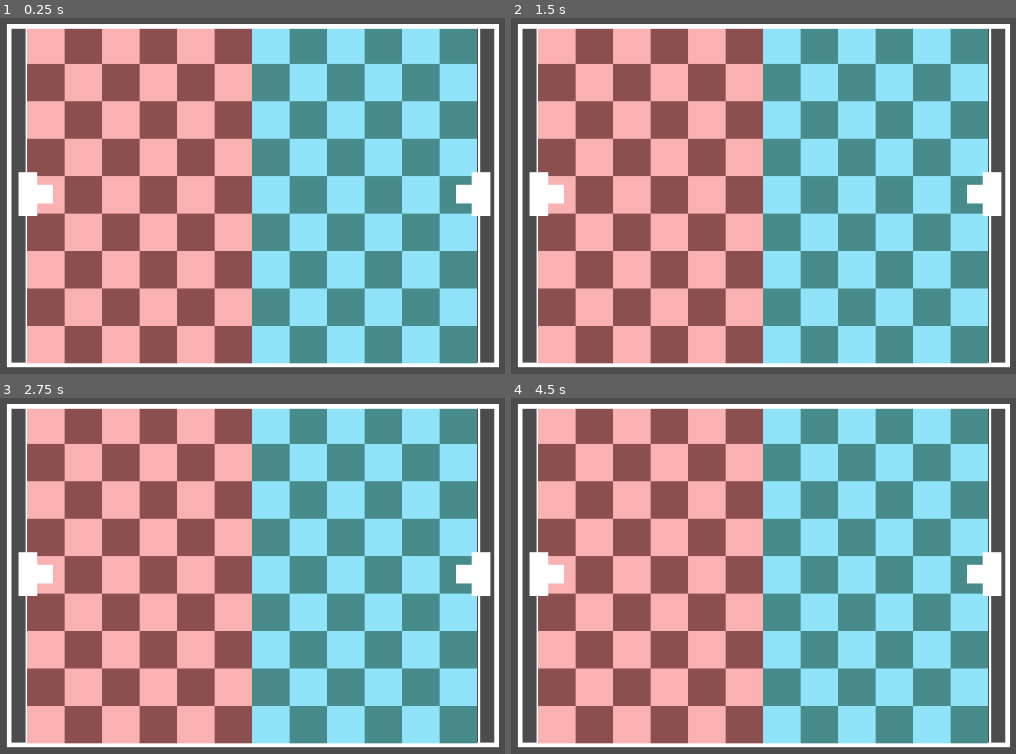
Above: before the commit, frames 1-4 (two rows, left to right).
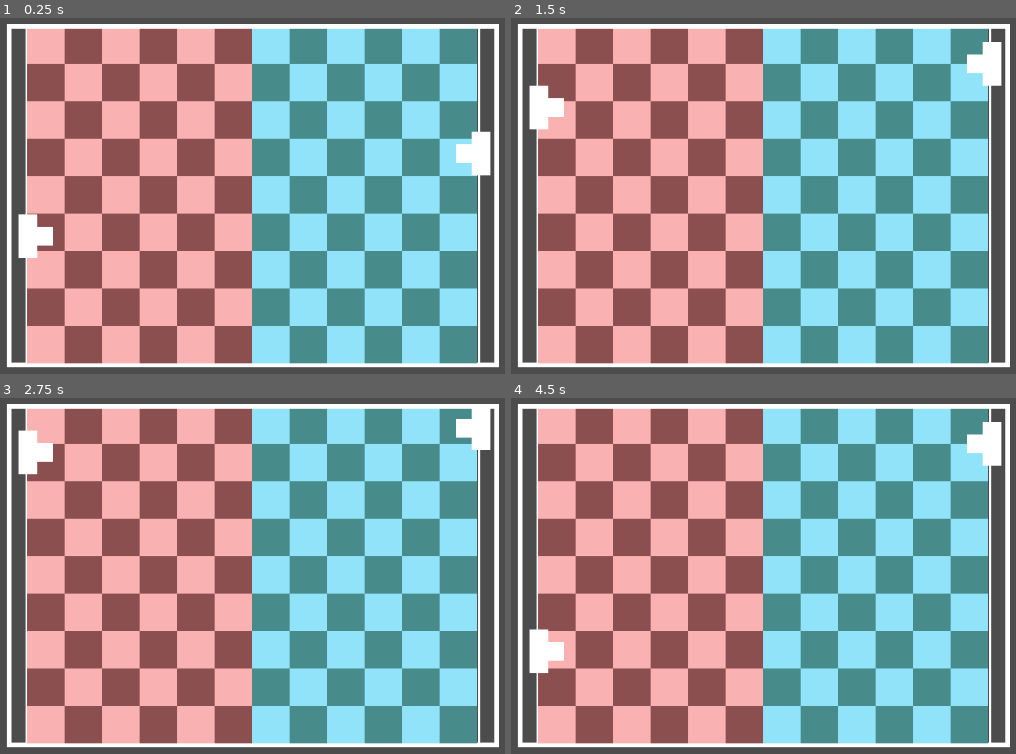
Above: after the commit, the same moments.

Repository: Raelr/dd-pong-invaders
Game: Godot game, scene res://scenes/Main.tscn
Same seed, same stepped clock (60 frames per second), same inputs: the game is played once before the commit and once after it.
Inputs:
- Up to frame 1 (0.25 s): no input
- Up to frame 2 (1.5 s): tap Enter at 0.5 s; hold W 0.53-1.28 s; hold I 0.53-1.28 s; tap K at 0.8, 1.35 s; hold S from 1.28 s (still down)
- Up to frame 3 (2.75 s): tap I at 1.55 s; release S at 2.03 s; hold W from 2.03 s (still down); hold I from 2.03 s (still down); tap K at 2.3 s
- Up to frame 4 (4.5 s): release I at 2.78 s; tap K at 2.85, 3.8, 4.35 s; tap I at 3.05 s; tap Space at 3.5 s; release W at 3.53 s; hold I 3.53-4.28 s; hold S from 3.53 s (still down)

The runs differ from the first frame. In frame 1, 2.4% of the frame differs, in the area x 3-98%, y 31-68%; in frame 2, 2.4%, in the area x 3-98%, y 6-56%; in frame 3, 2.4%; in frame 4, 2.4%.

Commit message:
Added player control

Diff:
--- a/scenes/Main.tscn
+++ b/scenes/Main.tscn
@@ -10,11 +10,12 @@
 position = Vector2( 516.893, 297.052 )
 
 [node name="PlayerOne" parent="." instance=ExtResource( 2 )]
-position = Vector2( 238.875, 294.948 )
+position = Vector2( 238.875, 348.948 )
 is_player_one = true
 update = true
 
 [node name="PlayerTwo" parent="." instance=ExtResource( 2 )]
-position = Vector2( 799.479, 294.948 )
+position = Vector2( 799.479, 242.948 )
 texture = ExtResource( 3 )
+is_player_two = true
 update = true
--- a/scripts/Player.gd
+++ b/scripts/Player.gd
@@ -2,13 +2,32 @@
 extends Sprite
 
 export (bool) var is_player_one
+export (bool) var is_player_two
 export (bool) var update
 export (Array) var playerTextures
+export (int) var playerMovementSpeed
 
 func _ready():
 	pass
 
 func _process(delta):
+	control_player(delta)
 	if update:
 		if Engine.editor_hint:
 			texture = playerTextures[0] if (is_player_one) else playerTextures[1]
+
+func control_player(delta):
+	if (is_player_one):
+		if Input.is_key_pressed(KEY_W) and not Input.is_key_pressed(KEY_S):
+			if (self.position.y > 111.373):
+				self.position.y -= 5
+		elif Input.is_key_pressed(KEY_S) and not Input.is_key_pressed(KEY_W):
+			if (self.position.y < 483.579):
+				self.position.y += 5
+	elif (is_player_two):
+		if Input.is_key_pressed(KEY_I) and not Input.is_key_pressed(KEY_K):
+			if (self.position.y > 111.373):
+				self.position.y -= 5
+		elif Input.is_key_pressed(KEY_K) and not Input.is_key_pressed(KEY_I):
+			if (self.position.y < 483.579):
+				self.position.y += 5
